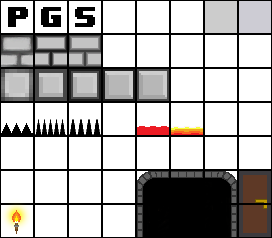
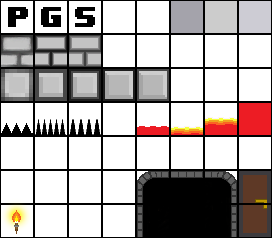
The second (272, 238) image is a revision of the first. Changes to its layers:
added layer "Background Lighting 3" in group "Background Lighting" over [171, 1, 203, 33]
added layer "Layer 5" in group "Pits" over [239, 103, 271, 135]
added layer "Layer 4 copy" in group "Pits" over [185, 117, 237, 135]
